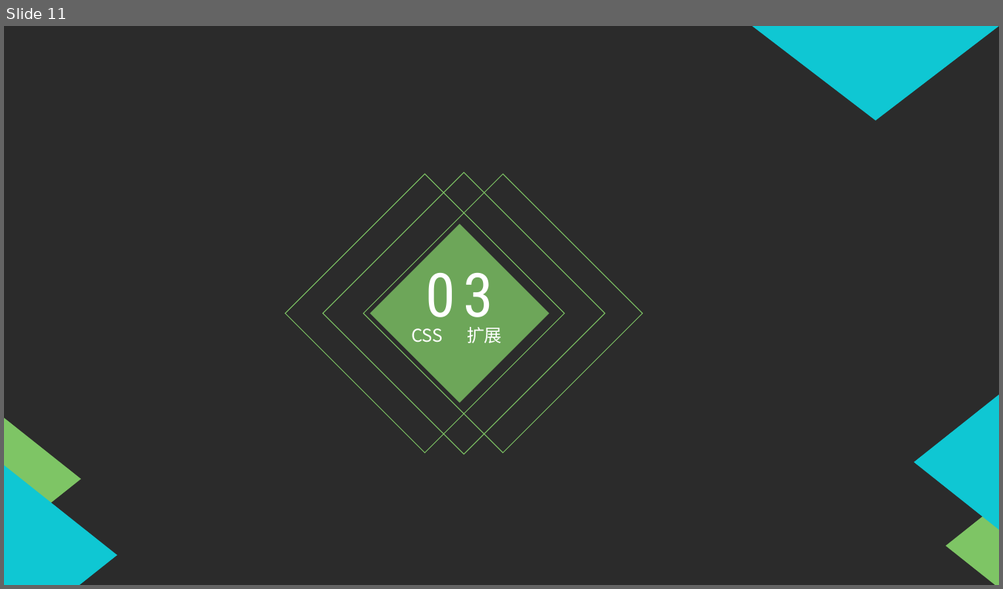
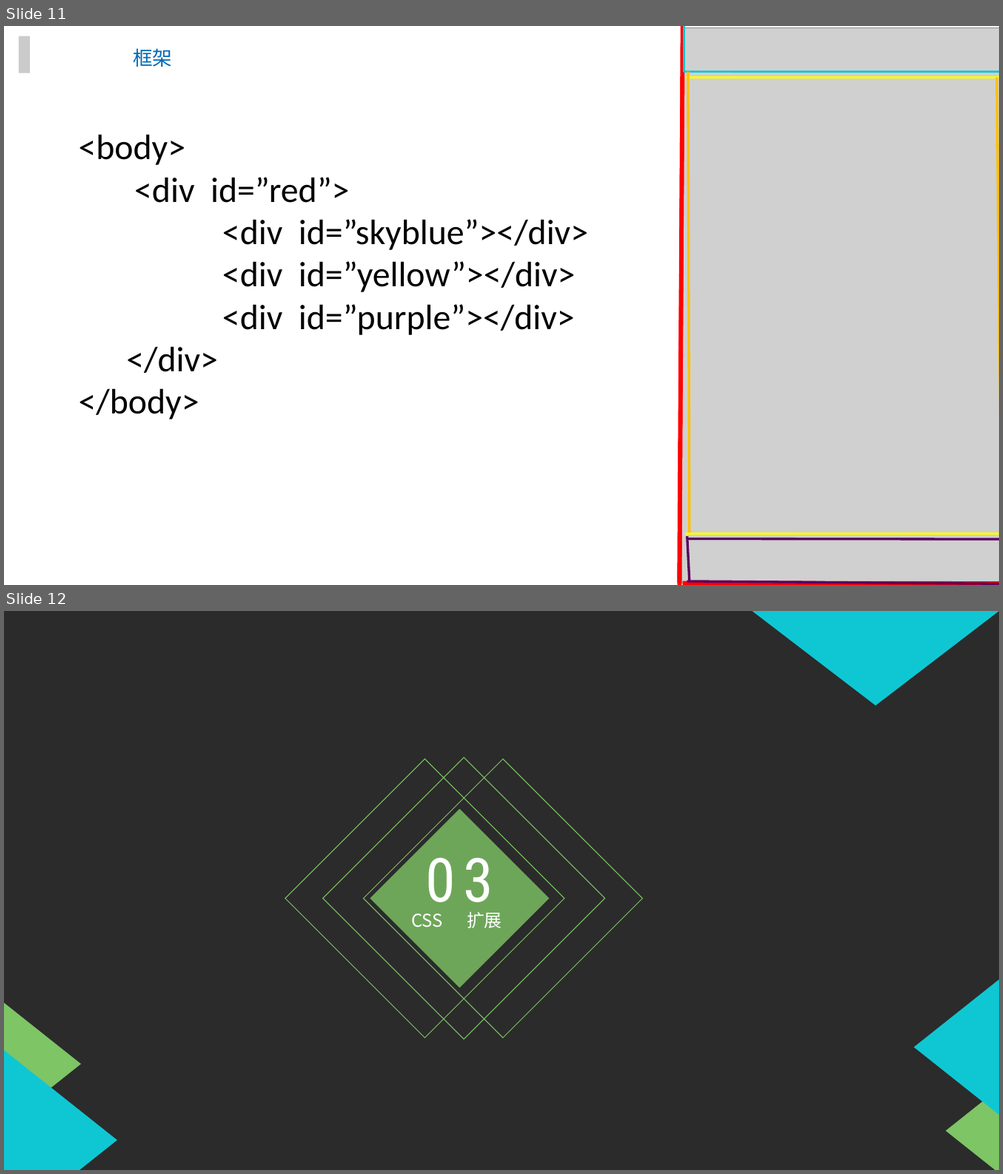
Before and after one commit to zhaoxujavateacher/java1731, a slide deck: 课终复习总结PPT/第四组/第四组HTML知识汇总.pptx. Shown one above the other, each under a label of ours: slide 11 before the commit, slides 11 and 12 after it. The pictures are 1003x589 and 1003x1174 pixels, drawn with LibreOffice and Linux fonts; fonts in the diff are those of the drawing; grey boxes stand for pictures; background and template pictures are left out; a plain dark background stands for a picture behind light text. Boxes give left, top, right and bottom in pixels: in the first picture for what was removed or moved away, otherwise in the second. Text is boxed around its words. In the diff, an @@ line names an element or a change of style, - is before the commit and + after.

```diff
--- a/课终复习总结PPT/第四组/第四组HTML知识汇总.pptx
+++ b/课终复习总结PPT/第四组/第四组HTML知识汇总.pptx
@@ slide 11 added at [4,26,999,585], background picture (left out) @@
@@ rectangle added at [19,36,30,73], fill #BFBFBF at 80% opacity @@
@@ text added at [133,48,172,67], 20 pt, text #006AB6 @@
+框架
@@ text added at [79,134,588,420], 36 pt, text #000000 @@
+<body>
+<div id=”red”>
+<div id=”skyblue”></div>
+<div id=”yellow”></div>
+<div id=”purple”></div>
+</div>
+</body>
@@ group added at [679,26,999,585]: 12 lines, 1 picture @@
@@ what was slide 11 is now slide 12 @@
```
Also in this commit, not shown: 2 slides changed, 3 other slides added, 10 slides removed.
